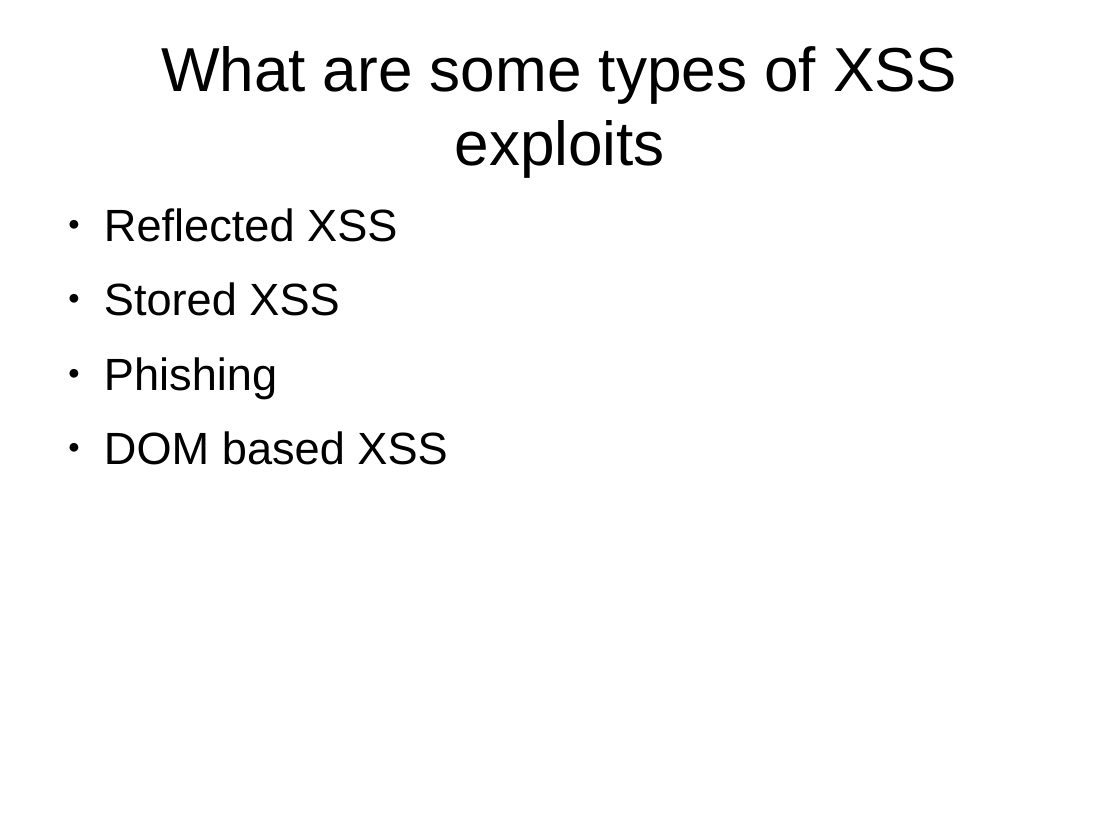
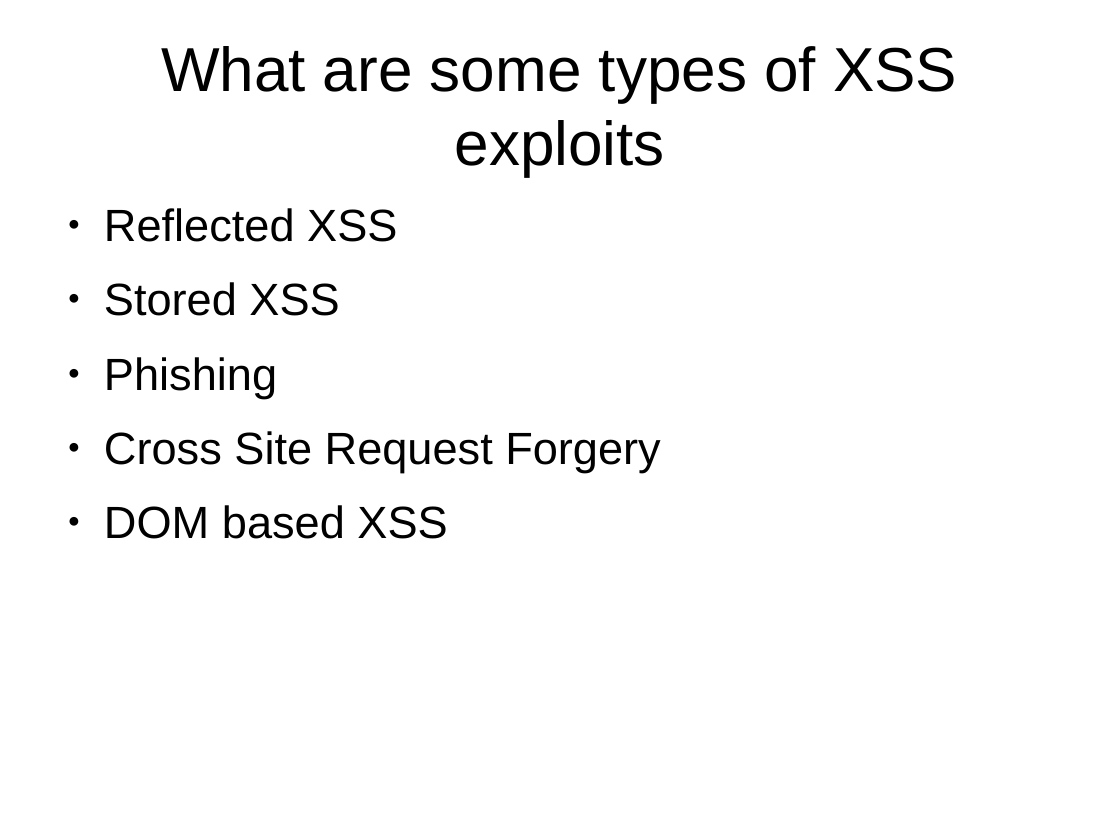
Before and after one commit to getsometoast/CrossSiteScripting, a slide deck: slide 4 of XSS.odp. Drawn at 1120x840 pixels with LibreOffice and Linux fonts; fonts in the diff are those of the drawing. Boxes give left, top, right and bottom in pixels: in the first picture for what was removed or moved away, otherwise in the second. Text is boxed around its words. In the diff, an @@ line names an element or a change of style, - is before the commit and + after.

```diff
--- a/XSS.odp
+++ b/XSS.odp
@@ text at [104, 431, 661, 472]: paragraph added @@
+● Cross Site Request Forgery
```
Also in this commit, not shown: 2 other slides changed, 1 other file.
